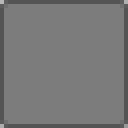
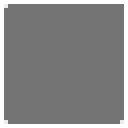
Layered file, before and after one edit (128×128). Changes by layer:
added layer "Layer 1" above "Rounded Rectangle 1" over (4, 4, 124, 124)
hid "Rounded Rectangle 1" over (0, 0, 128, 128)
hid "Layer 0" over (0, 0, 128, 128)
